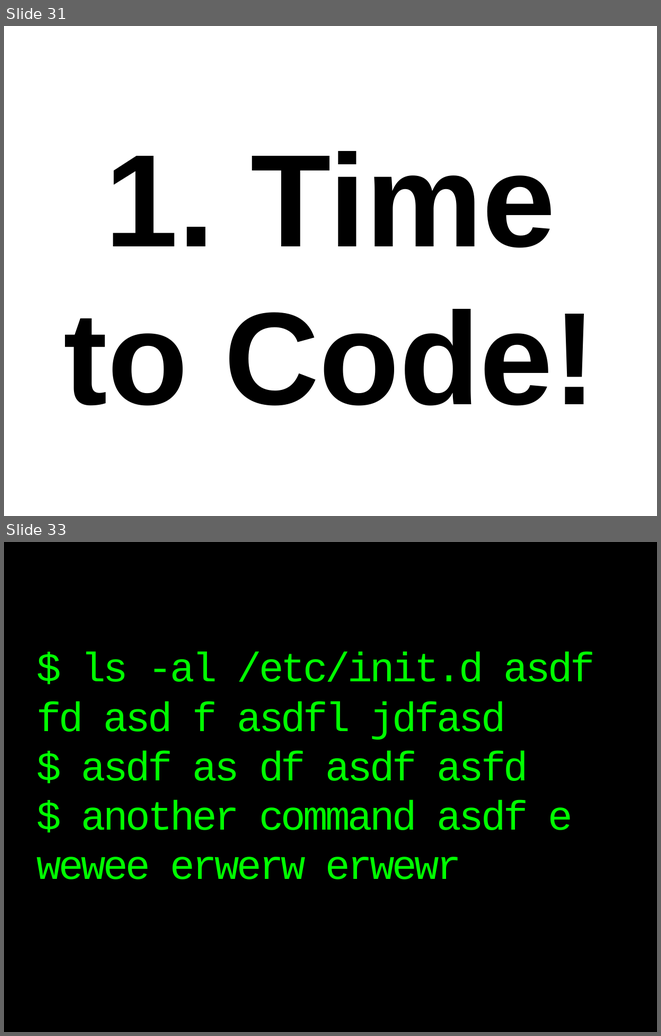
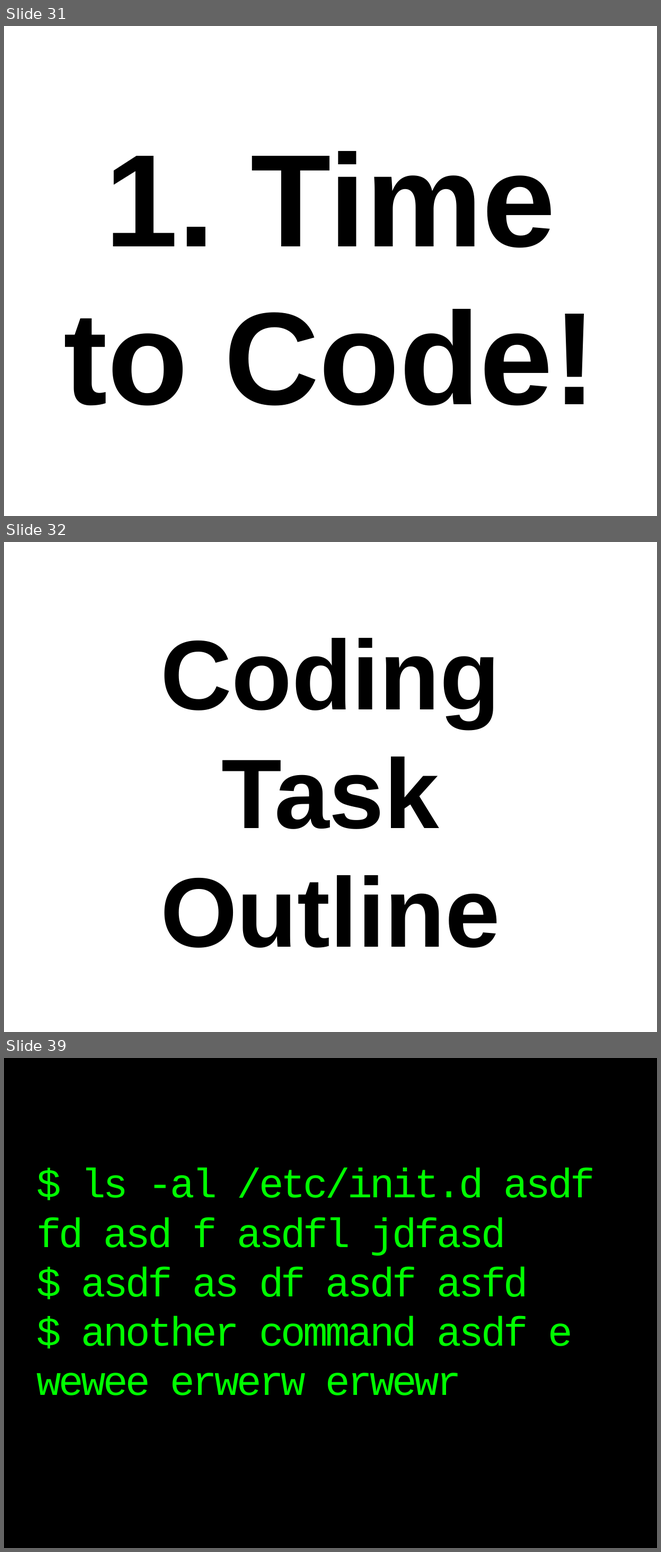
Before and after one commit to thewoolleyman/ci_for_the_rails_guy_or_gal, a slide deck: presentation/ci_for_the_web_2.0_guy_or_gal.odp. Shown one above the other, each under a label of ours: slides 31 and 33 before the commit, slides 31, 32 and 39 after it; the slides between them are not shown. The pictures are 661x1036 and 661x1552 pixels, drawn with LibreOffice and Linux fonts; fonts in the diff are those of the drawing. Boxes give left, top, right and bottom in pixels: in the first picture for what was removed or moved away, otherwise in the second. Text is boxed around its words. In the diff, an @@ line names an element or a change of style, - is before the commit and + after.

```diff
--- a/presentation/ci_for_the_web_2.0_guy_or_gal.odp
+++ b/presentation/ci_for_the_web_2.0_guy_or_gal.odp
@@ slide 32 added at [4, 542, 657, 1032], background #FFFFFF @@
@@ title added at [160, 638, 500, 948], 120 pt, text #000000, bold @@
+Coding
+Task
+Outline
@@ what was slide 33 is now slide 39 @@
```
Also in this commit, not shown: 1 slide changed, 6 other slides added, 1 slide removed, 1 other file.
